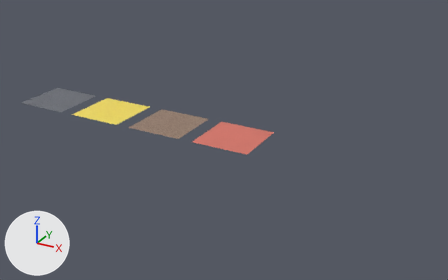
The Blender file blender/output/road_3d_material.blend: old version first, new version second.
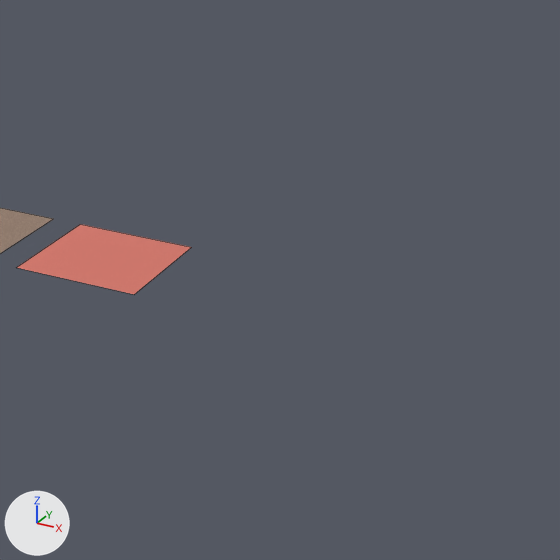
Each version is shown whole from a 50 mm lens placed at (48.7, -49.5, 24.2), pointed at (21.0, 0.8, -0.9), then close up on the part from 41% to 100% of the width and 6% to 100% of the height. The axes (+X, +Y, +Z) are drawn at lower left. The lights are the same throughout. The older version's two pictures come first. The close-ups show mesh edges as thin lines.

In view in the first close-up: 'Preview_GinkgoBarkPBR_3D', 'Preview_TokyoStationBrickGranitePBR_3D'.
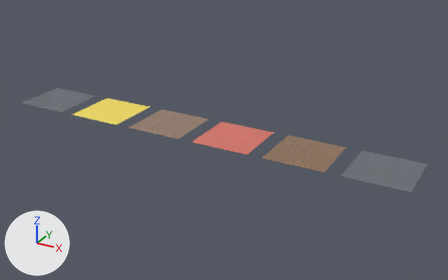
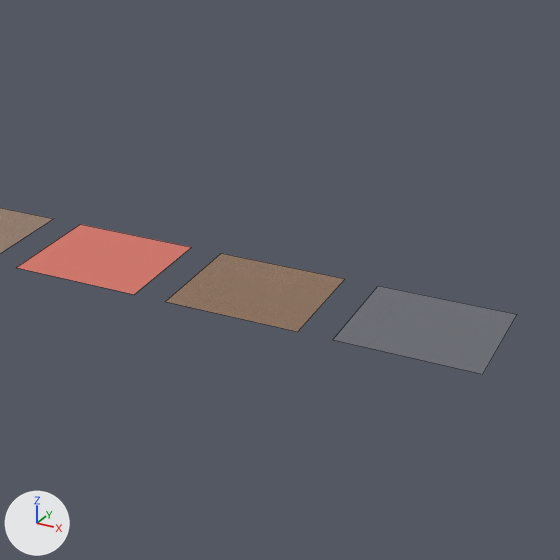
Patch to the scene script:
```diff
--- a/blender/output/road_3d_material.blend.py
+++ b/blender/output/road_3d_material.blend.py
@@ mat_crownleathergrainpbr_3d @@
+mat_crownleathergrainpbr_3d = bpy.data.materials.new('CrownLeatherGrainPBR_3D')
+# nodes: BsdfPrincipled, Bump, Mapping, Mix, OutputMaterial, TexCoord, TexNoise, TexVoronoi
+# colours: dark grey #5d5f67, grey #767981
@@ mat_crownwoodgrainpbr_3d @@
+mat_crownwoodgrainpbr_3d = bpy.data.materials.new('CrownWoodGrainPBR_3D')
+# nodes: BsdfPrincipled, Bump, Mapping, Mix, OutputMaterial, TexCoord, TexNoise, TexWave
+# colours: brown #6f523c, brown #a27c5b
@@ me_plane_005 @@
+me_plane_005.from_pydata(...)  # 4 vertices, 1 face; spans x -3.0..3.0, y -3.0..3.0, z 0.0
+me_plane_005.materials.append(mat_crownleathergrainpbr_3d)
@@ me_plane_004 @@
+me_plane_004.from_pydata(...)  # 4 vertices, 1 face; spans x -3.0..3.0, y -3.0..3.0, z 0.0
+me_plane_004.materials.append(mat_crownwoodgrainpbr_3d)
@@ ob_preview_crownleathergrainpbr_3d @@
+ob_preview_crownleathergrainpbr_3d = bpy.data.objects.new('Preview_CrownLeatherGrainPBR_3D', me_plane_005)
+ob_preview_crownleathergrainpbr_3d.location = (37.5, 0.0, 0.0)
@@ ob_preview_crownwoodgrainpbr_3d @@
+ob_preview_crownwoodgrainpbr_3d = bpy.data.objects.new('Preview_CrownWoodGrainPBR_3D', me_plane_004)
+ob_preview_crownwoodgrainpbr_3d.location = (30.0, 0.0, 0.0)
```

Pixel boxes [x1, y1, x2, y2] of what changed, in the close-ups (560 x 560 px):
'Preview_CrownLeatherGrainPBR_3D', added: after [333, 286, 517, 374]
'Preview_CrownWoodGrainPBR_3D', added (brown): after [166, 253, 345, 332]
